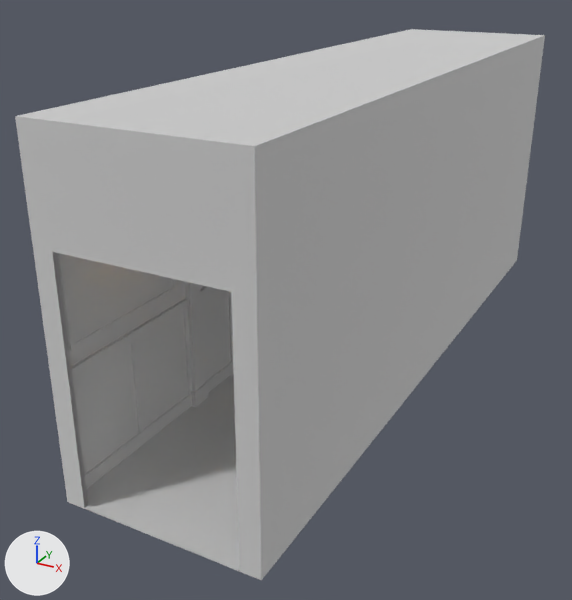
The glTF model public/assets/rooms/corridor/corridor.glb as it was, and as the next commit left it.
Rendered twice from a 50 mm lens placed at (3.47, -8.1, 4.48), pointed at (-0.57, -0.76, 0.81). Every picture has the same lights, and +X, +Y and +Z are marked at lower left. The picture after the commit comes second.

Before the edit, the objects in view are built like this:
```python
me_corridor = bpy.data.meshes.new('corridor')
me_corridor.from_pydata(...)  # 1478 vertices, 1946 faces; spans x -1.0..1.0, y -4.0..4.0, z 0.0..3.4
# faces by material slot: [2, 16, 558, 612, 704, 6, 48]
me_corridor.materials.append(mat_corridor_stone_floor)  # white #e7e7e7
me_corridor.materials.append(mat_corridor_wallpaper)  # white #e7e7e7
me_corridor.materials.append(mat_corridor_walnut)  # white #e7e7e7
me_corridor.materials.append(mat_corridor_brass_aged)  # white #e7e7e7
me_corridor.materials.append(mat_corridor_brass_polished)  # white #e7e7e7
me_corridor.materials.append(mat_corridor_cloth)  # red #933038
me_corridor.materials.append(mat_corridor_lamp_glass)  # brown #6c5530, glowing orange #ffcb7c
ob_corridor = bpy.data.objects.new('corridor', me_corridor)
ob_corridor.location = (0.0, 0.0, 0.0)
```
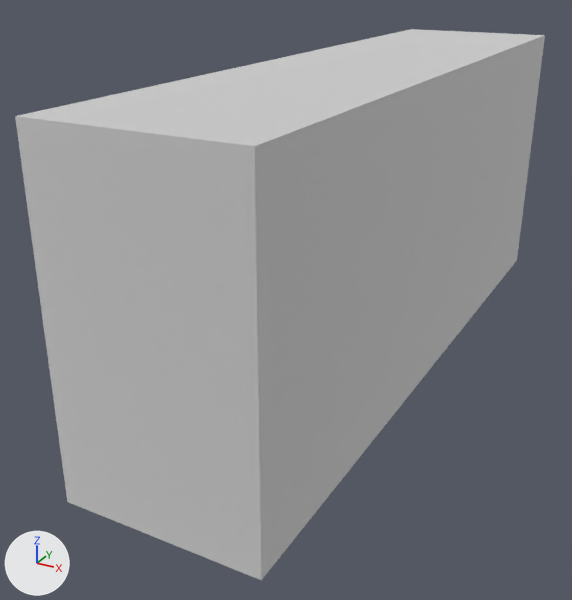
What the commit changed:
Mesh me_door_plug_s is new.
It has 28 vertices, 20 faces and spans x -0.8..0.8, y -4.0..-3.96, z 0.0..2.4.
Faces by material slot: [2, 18].
It uses material mat_corridor_wallpaper (white #e7e7e7).
It uses material mat_corridor_walnut (white #e7e7e7).
Object 'door-plug-s' (ob_door_plug_s) is new; it shows me_door_plug_s.
Its location is (0.0, 0.0, 0.0).

Location of each change, (x1, y1, x2, y2) in pixels of the pictures (572 x 600 px):
'door-plug-s', added
    after: (52, 252, 240, 572)
    faces in mat_corridor_wallpaper (white #e7e7e7): (52, 252, 236, 443)
    faces in mat_corridor_walnut (white #e7e7e7): (70, 390, 240, 572)
